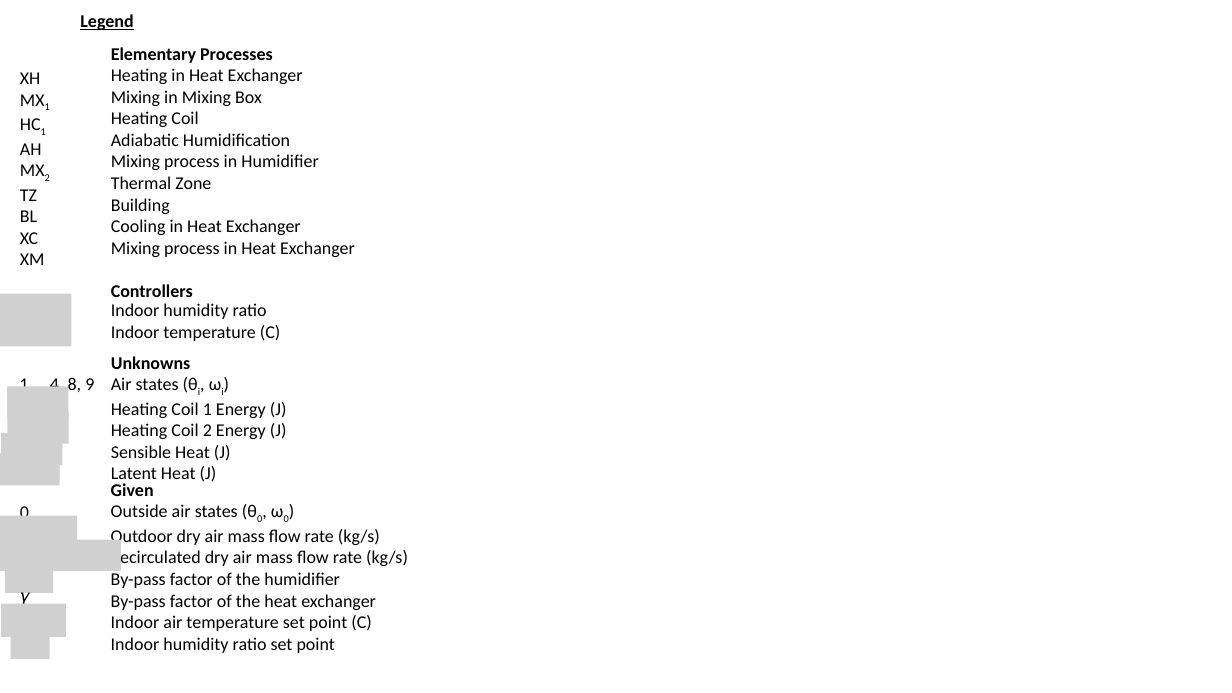
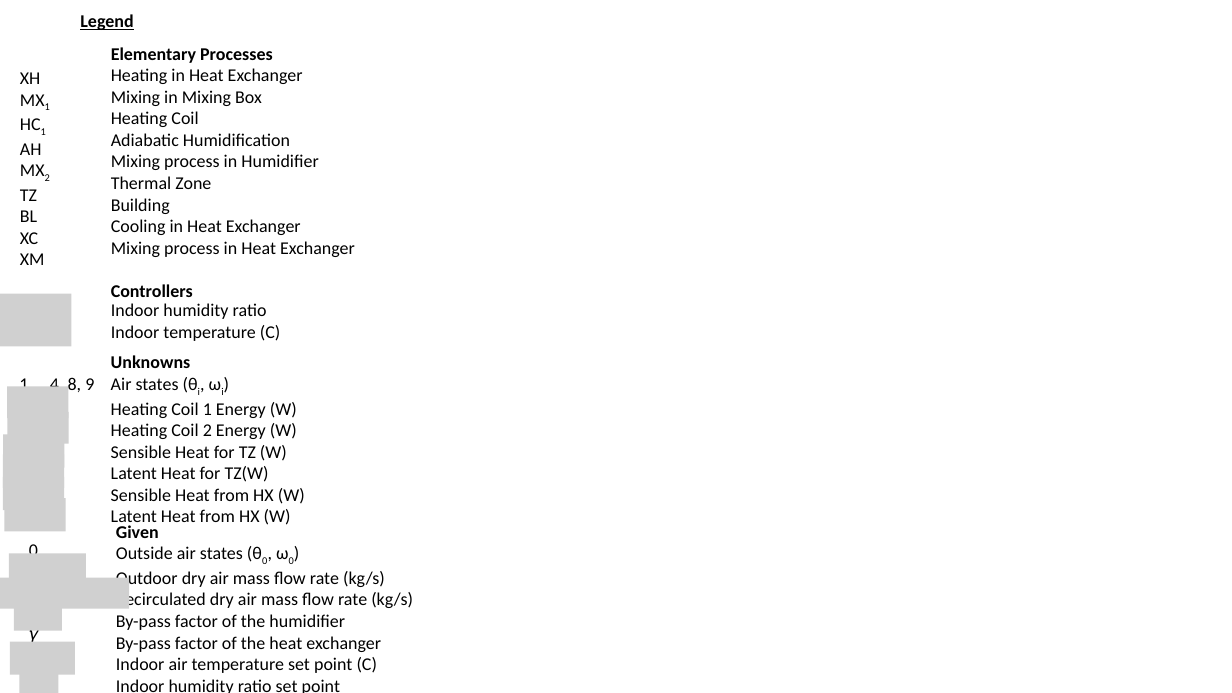
Before and after one commit to regevell/EVA_DSH, a slide deck: slide 6 of Model.pptx (slide 5 before the commit). Drawn at 1232x693 pixels with LibreOffice and Linux fonts; fonts in the diff are those of the drawing; grey boxes stand for pictures. Boxes give left, top, right and bottom in pixels: in the first picture for what was removed or moved away, otherwise in the second. Text is boxed around its words. In the diff, an @@ line names an element or a change of style, - is before the commit and + after.

```diff
--- a/Model.pptx
+++ b/Model.pptx
@@ text at [111, 402, 305, 528]: text changed @@
-Heating Coil 1 Energy (J)
-Heating Coil 2 Energy (J)
-Sensible Heat (J)
-Latent Heat (J)
+Heating Coil 1 Energy (W)
+Heating Coil 2 Energy (W)
+Sensible Heat for TZ (W)
+Latent Heat for TZ(W)
+Sensible Heat from HX (W)
+Latent Heat from HX (W)
@@ picture: place and size @@
-picture at [0, 454, 59, 486]
+picture at [3, 455, 64, 488]
@@ picture added at [3, 477, 64, 510] @@
@@ picture added at [5, 498, 66, 531] @@
@@ picture removed at [0, 516, 77, 547] @@
@@ text "0": place and size @@
-text "0" at [20, 504, 29, 516]
+text "0" at [29, 542, 38, 554]
@@ text "Given": place and size @@
-text "Given" at [111, 483, 408, 653]
+text "Given" at [116, 525, 413, 693]
@@ picture removed at [0, 540, 121, 571] @@
@@ picture removed at [5, 562, 53, 593] @@
@@ picture added at [9, 554, 86, 585] @@
@@ picture added at [0, 578, 128, 609] @@
@@ picture removed at [10, 626, 49, 659] @@
@@ picture: place and size @@
-picture at [1, 604, 66, 637]
+picture at [14, 600, 62, 631]
@@ text "𝛾": place and size @@
-text "𝛾" at [21, 592, 30, 604]
+text "𝛾" at [30, 630, 39, 642]
@@ picture added at [10, 641, 75, 675] @@
@@ picture added at [19, 664, 58, 693] @@
```
Also in this commit, not shown: 2 other slides changed, 2 slides added, 1 slide removed, 6 other files.
